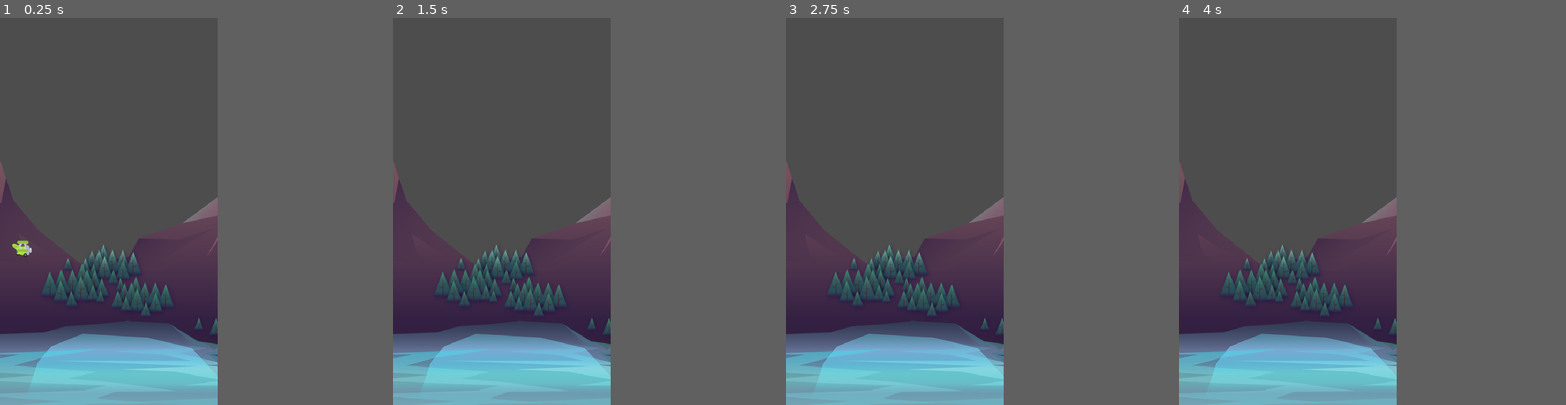
Above: before the commit, frames 1-4 (left to right).
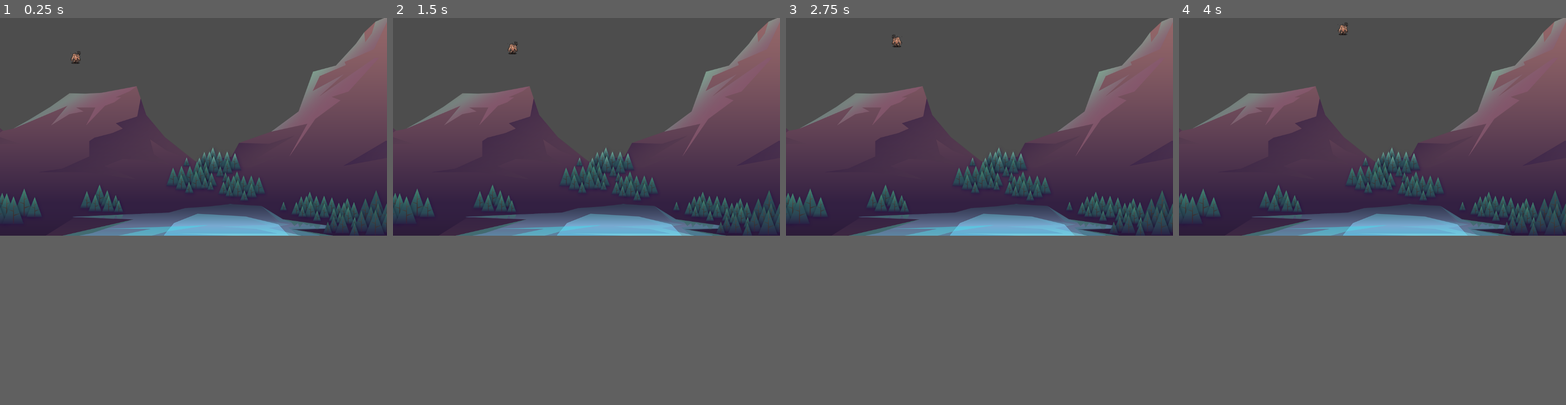
Above: after the commit, the same moments.

Repository: pungiish/GOTY
Game: Godot game, scene res://scenes/game/game.tscn
The game is run twice, just before and just after one commit, with the same random seed, the same clock (stepped at 60 frames per second) and the same inputs.
Inputs:
- Up to frame 1 (0.25 s): no input
- Up to frame 2 (1.5 s): hold Right (ui_right) from 0.53 s (still down); tap Up (ui_up) at 0.6, 0.77, 1.07, 1.35 s
- Up to frame 3 (2.75 s): tap Up (ui_up) at 1.52, 1.82, 2.1 s; release Right (ui_right) at 2.03 s; hold Left (ui_left) from 2.03 s (still down)
- Up to frame 4 (4 s): release Left (ui_left) at 2.78 s; hold Right (ui_right) from 2.78 s (still down); tap Up (ui_up) at 2.85, 3.02, 3.32, 3.6, 3.77 s
The window is 450x800 before the commit and 800x450 after it. Grey fills any space a smaller window leaves; there, only what the larger window draws over its background counts as a difference.

The runs differ from the first frame. In frame 1, 44% of the frame differs, in the area x 0-100%, y 0-100%; in frame 2, 44%; in frame 3, 44%; in frame 4, 44%.

Commit message:
character moving wip

Diff:
--- a/project.godot
+++ b/project.godot
@@ -10,17 +10,21 @@
 
 [application]
 
-config/name="tappyPlane"
+config/name="Dem"
 run/main_scene="uid://bgecacvktm45l"
 config/features=PackedStringArray("4.4", "Mobile")
 config/icon="res://icon.svg"
 
 [display]
 
-window/size/viewport_width=480
-window/size/viewport_height=854
-window/stretch/mode="canvas_items"
+window/size/window_width_override=1920
+window/size/window_height_override=1080
+window/stretch/mode="viewport"
+window/stretch/aspect="expand"
 
 [rendering]
 
+textures/canvas_textures/default_texture_filter=0
 renderer/rendering_method="mobile"
+2d/snap/snap_2d_transforms_to_pixel=true
+2d/snap/snap_2d_vertices_to_pixel=true
--- /dev/null
+++ b/scenes/character/character.tres.gd
@@ -0,0 +1,37 @@
+extends CharacterBody2D
+
+@onready var animated_sprite_2d: AnimatedSprite2D = $AnimatedSprite2D
+
+const SPEED = 150.0
+
+#func _input(event):
+	#if Input.is_action_just_pressed("ui_left"):
+			#animated_sprite_2d.flip_h = true
+	#if Input.is_action_just_pressed("ui_right"):
+			#animated_sprite_2d.flip_h = false
+
+func _physics_process(delta: float) -> void:
+	var input_vector = Vector2(
+		Input.get_axis("ui_left", "ui_right"),
+		Input.get_axis("ui_up", "ui_down")
+	).normalized()
+	velocity = input_vector * SPEED
+	controlSprite(velocity)
+	move_and_slide()
+
+func controlSprite(velocity: Vector2)-> void:
+
+	if abs(velocity.x) > abs(velocity.y):
+		if velocity.x > 0:
+			animated_sprite_2d.flip_h = false
+			animated_sprite_2d.play("moving_side")
+		else:
+			animated_sprite_2d.flip_h = true
+			animated_sprite_2d.play("moving_side")
+	else:
+		if velocity.y > 0:
+			animated_sprite_2d.play("walk_down")
+		else:
+			animated_sprite_2d.play("walk_up")
+	if velocity == Vector2.ZERO:
+		animated_sprite_2d.play("idle")
--- /dev/null
+++ b/scenes/character/character.tscn
@@ -0,0 +1,104 @@
+[gd_scene load_steps=16 format=3 uid="uid://bh2mp8ebptyxp"]
+
+[ext_resource type="Script" uid="uid://cninewbtcfc7k" path="res://scenes/character/character.tres.gd" id="1_cuyo6"]
+[ext_resource type="Texture2D" uid="uid://qjyx7yqpuucl" path="res://assets/clean_6frame_walk_from_original.png" id="1_xhrip"]
+[ext_resource type="Texture2D" uid="uid://uryfejv23jji" path="res://assets/idle_animation_sheet.png" id="2_mutn8"]
+
+[sub_resource type="AtlasTexture" id="AtlasTexture_fgi2k"]
+atlas = ExtResource("2_mutn8")
+region = Rect2(0, 0, 147, 192)
+
+[sub_resource type="AtlasTexture" id="AtlasTexture_f8hpl"]
+atlas = ExtResource("2_mutn8")
+region = Rect2(147, 0, 147, 192)
+
+[sub_resource type="AtlasTexture" id="AtlasTexture_7ex5l"]
+atlas = ExtResource("2_mutn8")
+region = Rect2(294, 0, 147, 192)
+
+[sub_resource type="AtlasTexture" id="AtlasTexture_bix7t"]
+atlas = ExtResource("2_mutn8")
+region = Rect2(441, 0, 147, 192)
+
+[sub_resource type="AtlasTexture" id="AtlasTexture_cels0"]
+atlas = ExtResource("1_xhrip")
+region = Rect2(3, 0, 146, 192)
+
+[sub_resource type="AtlasTexture" id="AtlasTexture_uj8hv"]
+atlas = ExtResource("1_xhrip")
+region = Rect2(149, 0, 146, 192)
+
+[sub_resource type="AtlasTexture" id="AtlasTexture_82ihp"]
+atlas = ExtResource("1_xhrip")
+region = Rect2(295, 0, 146, 192)
+
+[sub_resource type="AtlasTexture" id="AtlasTexture_t4ive"]
+atlas = ExtResource("1_xhrip")
+region = Rect2(441, 0, 146, 192)
+
+[sub_resource type="AtlasTexture" id="AtlasTexture_y841r"]
+atlas = ExtResource("1_xhrip")
+region = Rect2(587, 0, 146, 192)
+
+[sub_resource type="AtlasTexture" id="AtlasTexture_yswpb"]
+atlas = ExtResource("1_xhrip")
+region = Rect2(733, 0, 146, 192)
+
+[sub_resource type="SpriteFrames" id="SpriteFrames_t4ive"]
+animations = [{
+"frames": [{
+"duration": 1.0,
+"texture": SubResource("AtlasTexture_fgi2k")
+}, {
+"duration": 1.0,
+"texture": SubResource("AtlasTexture_f8hpl")
+}, {
+"duration": 1.0,
+"texture": SubResource("AtlasTexture_7ex5l")
+}, {
+"duration": 1.0,
+"texture": SubResource("AtlasTexture_bix7t")
+}],
+"loop": true,
+"name": &"idle",
+"speed": 5.0
+}, {
+"frames": [{
+"duration": 1.0,
+"texture": SubResource("AtlasTexture_cels0")
+}, {
+"duration": 1.0,
+"texture": SubResource("AtlasTexture_uj8hv")
+}, {
+"duration": 1.0,
+"texture": SubResource("AtlasTexture_82ihp")
+}, {
+"duration": 1.0,
+"texture": SubResource("AtlasTexture_t4ive")
+}, {
+"duration": 1.0,
+"texture": SubResource("AtlasTexture_y841r")
+}, {
+"duration": 1.0,
+"texture": SubResource("AtlasTexture_yswpb")
+}],
+"loop": true,
+"name": &"walk_right",
+"speed": 5.0
+}]
+
+[sub_resource type="RectangleShape2D" id="RectangleShape2D_xhrip"]
+size = Vector2(30, 73)
+
+[node name="character" type="CharacterBody2D"]
+script = ExtResource("1_cuyo6")
+
+[node name="AnimatedSprite2D" type="AnimatedSprite2D" parent="."]
+scale = Vector2(0.2, 0.2)
+sprite_frames = SubResource("SpriteFrames_t4ive")
+animation = &"walk_right"
+autoplay = "idle"
+
+[node name="CollisionShape2D" type="CollisionShape2D" parent="."]
+position = Vector2(1, 8.5)
+shape = SubResource("RectangleShape2D_xhrip")
--- a/scenes/game/game.tscn
+++ b/scenes/game/game.tscn
@@ -1,13 +1,13 @@
 [gd_scene load_steps=3 format=3 uid="uid://bgecacvktm45l"]
 
 [ext_resource type="Texture2D" uid="uid://bvtpuxgastfoy" path="res://assets/background/rocks_2.png" id="1_sul5r"]
-[ext_resource type="PackedScene" uid="uid://bh2mp8ebptyxp" path="res://scenes/plane/plane.tscn" id="2_7h61r"]
+[ext_resource type="PackedScene" uid="uid://bh2mp8ebptyxp" path="res://scenes/character/character.tscn" id="2_7h61r"]
 
 [node name="game" type="Node2D"]
 
 [node name="Rocks2" type="Sprite2D" parent="."]
-position = Vector2(22, 345)
+position = Vector2(428, 231)
 texture = ExtResource("1_sul5r")
 
-[node name="plane" parent="." instance=ExtResource("2_7h61r")]
-position = Vector2(48, 481)
+[node name="character" parent="." instance=ExtResource("2_7h61r")]
+position = Vector2(225, 117)
--- a/scenes/plane/plane.tscn
+++ /dev/null
@@ -1,79 +0,0 @@
-[gd_scene load_steps=8 format=3 uid="uid://bh2mp8ebptyxp"]
-
-[ext_resource type="Texture2D" uid="uid://dwex5vxjswjmw" path="res://assets/plane/planes_sheet.png" id="1_xhrip"]
-
-[sub_resource type="GDScript" id="GDScript_xhrip"]
-resource_name = "plane"
-script/source = "extends CharacterBody2D
-
-
-const SPEED = 300.0
-const JUMP_VELOCITY = -400.0
-
-
-func _physics_process(delta: float) -> void:
-	# Add the gravity.
-	if not is_on_floor():
-		velocity += get_gravity() * delta
-
-	# Handle jump.
-	if Input.is_action_just_pressed(\"ui_accept\") :
-		velocity.y = JUMP_VELOCITY
-		velocity.x = SPEED * 1.5;
-
-	# Get the input direction and handle the movement/deceleration.
-	# As good practice, you should replace UI actions with custom gameplay actions.
-	#var direction := Input.get_axis(\"ui_left\", \"ui_right\")
-	#if direction:
-		#velocity.x = direction * SPEED
-	#else:
-		velocity.x = move_toward(velocity.x, 0, SPEED)
-
-	move_and_slide()
-"
-
-[sub_resource type="AtlasTexture" id="AtlasTexture_cels0"]
-atlas = ExtResource("1_xhrip")
-region = Rect2(176, 0, 88, 73)
-
-[sub_resource type="AtlasTexture" id="AtlasTexture_uj8hv"]
-atlas = ExtResource("1_xhrip")
-region = Rect2(0, 0, 88, 73)
-
-[sub_resource type="AtlasTexture" id="AtlasTexture_82ihp"]
-atlas = ExtResource("1_xhrip")
-region = Rect2(88, 0, 88, 73)
-
-[sub_resource type="SpriteFrames" id="SpriteFrames_t4ive"]
-animations = [{
-"frames": [{
-"duration": 1.0,
-"texture": SubResource("AtlasTexture_cels0")
-}, {
-"duration": 1.0,
-"texture": SubResource("AtlasTexture_uj8hv")
-}, {
-"duration": 1.0,
-"texture": SubResource("AtlasTexture_82ihp")
-}],
-"loop": true,
-"name": &"move",
-"speed": 10.0
-}]
-
-[sub_resource type="CircleShape2D" id="CircleShape2D_xhrip"]
-radius = 18.0
-
-[node name="plane" type="CharacterBody2D"]
-script = SubResource("GDScript_xhrip")
-
-[node name="AnimatedSprite2D" type="AnimatedSprite2D" parent="."]
-scale = Vector2(0.5, 0.5)
-sprite_frames = SubResource("SpriteFrames_t4ive")
-animation = &"move"
-autoplay = "move"
-frame_progress = 0.584503
-
-[node name="CollisionShape2D" type="CollisionShape2D" parent="."]
-position = Vector2(2, 0)
-shape = SubResource("CircleShape2D_xhrip")
Binary file added: assets/clean_6frame_walk_from_original.png
Not shown, added: assets/clean_6frame_walk_from_original.png.import
Binary file added: assets/idle_animation_sheet.png
Not shown, added: assets/idle_animation_sheet.png.import
Binary file added: assets/plane/clean_6frame_walk_from_original.png
Not shown, added: assets/plane/clean_6frame_walk_from_original.png.import
Not shown, added: scenes/character/character.tres.gd.uid
Not shown, added: scenes/character/plane.tscn2148828797.tmp
Not shown, added: scenes/character/plane.tscn3412540260.tmp
Not shown, added: scenes/character/plane.tscn3420631956.tmp
